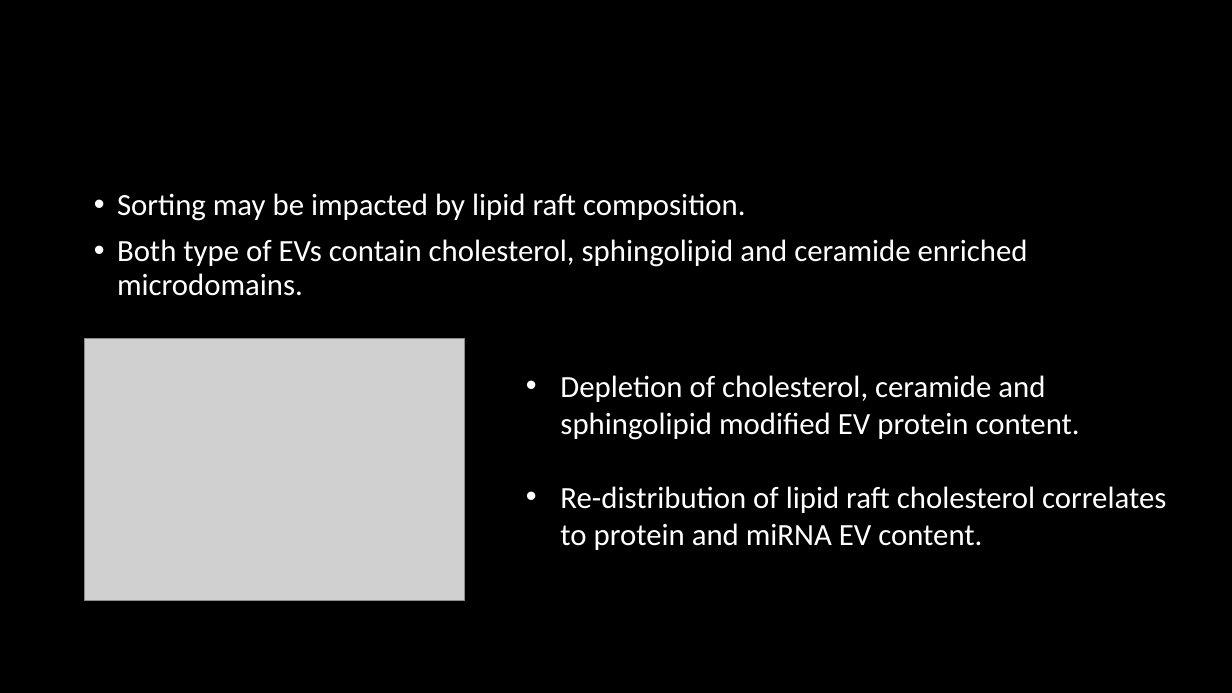
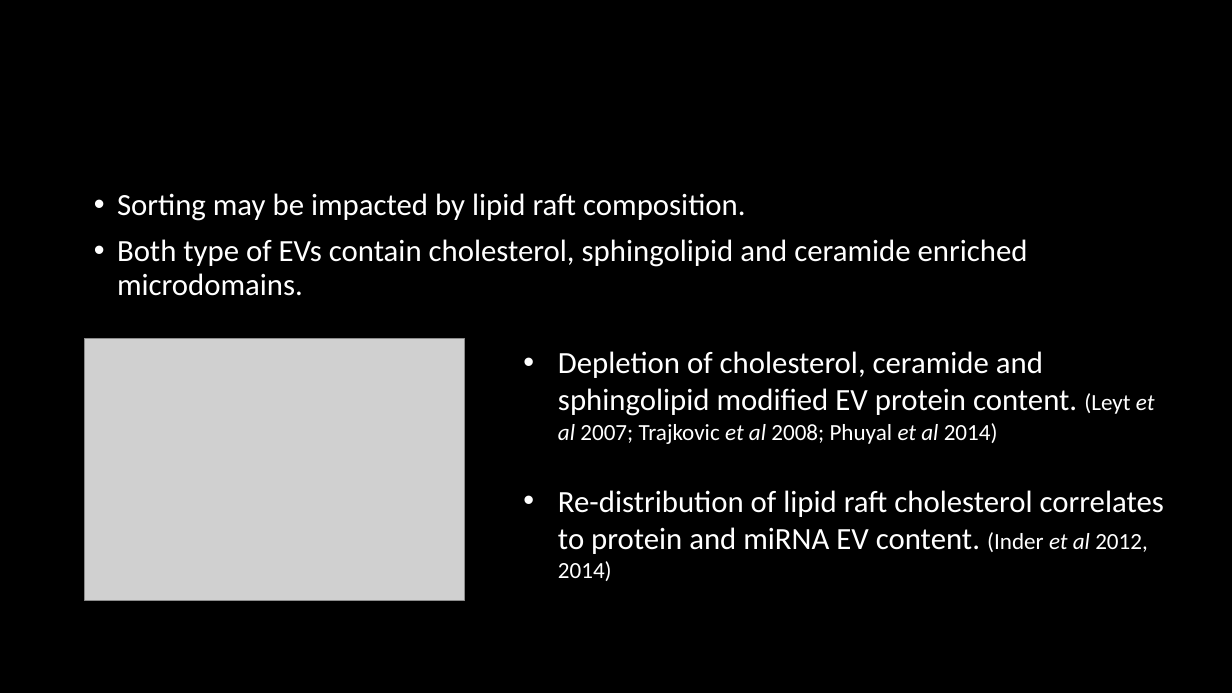
Before and after one commit to HarleyRobinson/Honours2, a slide deck: slide 5 of BackgroundInfo/Selective export of microRNA via extracellular vesicles.pptx. Drawn at 1232x693 pixels with LibreOffice and Linux fonts; fonts in the diff are those of the drawing; grey boxes stand for pictures; background and template pictures are left out. Boxes give left, top, right and bottom in pixels: in the first picture for what was removed or moved away, otherwise in the second. Text is boxed around its words. In the diff, an @@ line names an element or a change of style, - is before the commit and + after.

```diff
--- a/BackgroundInfo/Selective export of microRNA via extracellular vesicles.pptx
+++ b/BackgroundInfo/Selective export of microRNA via extracellular vesicles.pptx
@@ text at box(558, 351, 1164, 581): text changed @@
-• Depletion of cholesterol, ceramide and sphingolipid modified EV protein content.
-• Re-distribution of lipid raft cholesterol correlates to protein and miRNA EV content.
+• Depletion of cholesterol, ceramide and sphingolipid modified EV protein content. (Leyt et al 2007; Trajkovic et al 2008; Phuyal et al 2014)
+• Re-distribution of lipid raft cholesterol correlates to protein and miRNA EV content. (Inder et al 2012, 2014)
```
Also in this commit, not shown: 4 other slides changed, 12 other files.
